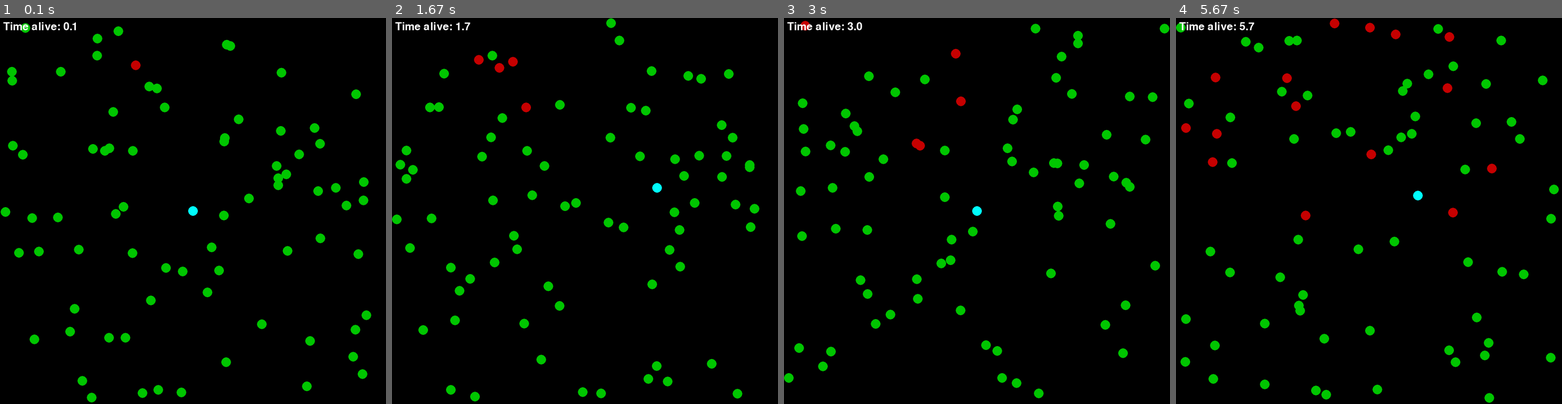
Above: before the commit, frames 1-4 (left to right).
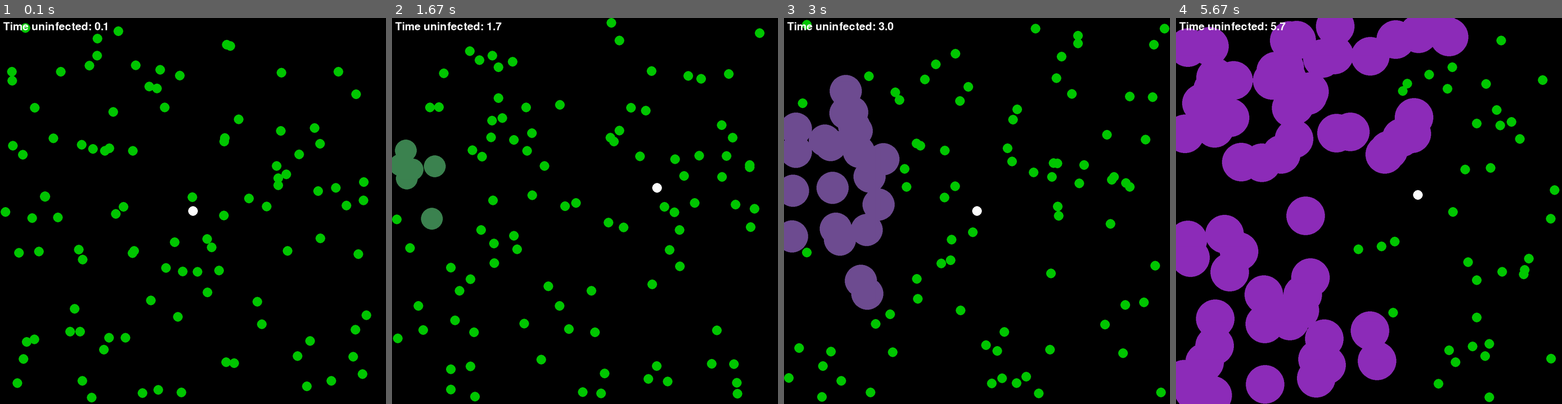
Above: after the commit, the same moments.

Repository: ajaysridhar0/APCSP-Final-Project
Game: pygame game, started from covid19_game.py
Two runs of this game, one before a commit and one after it. Both use one fixed random seed, a clock stepped at 60 frames per second and the inputs below.
Inputs:
- Up to frame 1 (0.1 s): no input
- Up to frame 2 (1.67 s): hold Right 0.33-0.8 s; hold Up 0.83-1.13 s; hold Right 1.17-1.63 s
- Up to frame 3 (3 s): hold Left 1.67-2.2 s; hold Down 2.23-2.53 s; hold Left 2.57-2.97 s
- Up to frame 4 (5.67 s): hold Up 3-3.37 s; hold Right 3.4-4.03 s; hold Down 4.07-4.43 s; hold Left 4.47-4.93 s; hold Right 4.97-5.43 s; hold Up from 5.47 s (still down)

The runs differ from the first frame. In frame 1, 1.6% of the frame differs, in the area x 3-89%, y 1-96%; in frame 2, 3.0%; in frame 3, 10%; in frame 4, 34%, in the area x 0-100%, y 0-100%.

Commit message:
Add mutating strain of virus that changes the spread radius and the color of the affected patient

Diff:
--- a/covid19_game.py
+++ b/covid19_game.py
@@ -6,7 +6,7 @@
 # dimensions
 display_width = 1200
 display_height = 1200
-population = 75
+population = 100
 
 # color definitions
 black = (0, 0, 0)
@@ -23,9 +23,11 @@
 # global variables
 game_display = pygame.display.set_mode((display_width, display_height))
 clock = pygame.time.Clock()
+virus_level = 0
 game_exit = False
 people = []
 infected_people = []
+immune_people = []
 
 # setup
 pygame.init()
@@ -51,55 +53,113 @@
 
 
 class Virus:
-    def __init__(self, duration, spread_radius, death_rate):
-        self.duration = duration
-        self.spread_radius = spread_radius
-        self.death_rate = death_rate
+    def __init__(self, level):
+        self.level = level
+        self.start_time = time.time()
+        self.duration = random.randrange(5, 6 + level)
+        self.radius = random.randrange(15, 16 + level)
+        self.color = (random.randrange(0, 255), random.randrange(0, 255),
+                      random.randrange(0, 255))
+        # self.death_rate = death_rate
+
+    def get_time(self):
+        return time.time() - self.start_time
+
+    def infect_radius(self, healthy_radius):
+        radius = healthy_radius
+        if(self.get_time() < self.duration * 0.2):
+            radius = healthy_radius + (self.radius - healthy_radius) * \
+                (self.get_time() / (self.duration * 0.2))
+        elif(self.get_time() < self.duration * 0.9):
+            radius = self.radius
+        elif(self.get_time() < self.duration):
+            radius = self.radius + (healthy_radius - self.radius) * \
+                ((self.get_time() - self.duration * 0.9) /
+                 (self.duration * 0.1))
+        return int(radius)
+
+    def infect_color(self, healthy_color):
+        color = [healthy_color[0],
+                 healthy_color[1],
+                 healthy_color[2]]
+        for c in range(0, 3):
+            if(self.get_time() < self.duration * 0.2):
+                color[c] = healthy_color[c] + \
+                    (self.color[c] - healthy_color[c]) * \
+                    (self.get_time() / (self.duration * 0.2))
+            elif(self.get_time() < self.duration * 0.9):
+                color[c] = self.color[c]
+            elif(self.get_time() < self.duration):
+                color[c] = self.color[c] + \
+                    (healthy_color[c] - self.color[c]) * \
+                    ((self.get_time() - self.duration * 0.9) /
+                     (self.duration * 0.1))
+        return (color[0], color[1], color[2])
 
 
 class Patient:
-    def __init__(self, pos, radius, infected):
+    def __init__(self, pos, radius, healthy_color=green, virus=None):
         self.pos = pos
-        self.radius = radius
-        self.infected = infected
+        self.healthy_radius = radius
+        self.radius = self.healthy_radius
+        self.healthy_color = healthy_color
+        self.immune = False
+        self.virus = virus
 
     def is_hit(self, pos, radius):
         if (self.pos - pos).v < self.radius + radius:
             return True
         return False
 
-    def out_of_bounds(self):
-        if self.pos.x < self.radius or self.pos.x > display_width - self.radius or self.pos.y < self.radius or self.pos.y > display_height - self.radius:
+    def is_healed(self):
+        if self.virus is None:
             return True
-        return False
+        if self.virus.get_time() > self.virus.duration:
+            self.immune = True
+            self.virus = None
+            infected_people.remove(self)
+            immune_people.append(self)
+            return True
+        else:
+            return False
 
     def test_for_infection(self):
+        if self.immune:
+            return False
         for infected_patient in infected_people:
             if self.is_hit(infected_patient.pos, infected_patient.radius):
-                self.infected = True
+                self.virus = infected_patient.virus
                 people.remove(self)
                 infected_people.append(self)
                 return True
         return False
 
+    def update_health(self):
+        if self.virus is None:
+            self.test_for_infection()
+        else:
+            self.is_healed()
+
     def move(self, dx, dy):
         self.pos.x += dx
         self.pos.y += dy
 
-    def draw(self, healthy_color=green, infected_color=red):
-        if self.infected:
-            color = infected_color
+    def draw(self):
+        self.update_health()
+        if self.virus is None:
+            color = self.healthy_color
+            self.radius = self.healthy_radius
         else:
-            color = healthy_color
+            color = self.virus.infect_color(self.healthy_color)
+            self.radius = self.virus.infect_radius(self.healthy_radius)
         pygame.draw.circle(game_display, color,
                            (int(self.pos.x), int(self.pos.y)), self.radius)
 
 
 # TODO: NPC and Player inherits from the player superclass
 class Npc(Patient):
-    def __init__(self, radius, infected):
-
-        Patient.__init__(self, Vector(0, 0), radius, infected)
+    def __init__(self, healthy_radius, healthy_color=green, virus=None):
+        Patient.__init__(self, Vector(0, 0), healthy_radius, healthy_color, virus)
         self.pos = Vector(
             random.randrange(self.radius, display_width - self.radius),
             random.randrange(self.radius, display_height - self.radius)
@@ -110,6 +170,7 @@
         scal = random.randrange(5, 20) / 10
         self.vel.x *= scal
         self.vel.y *= scal
+        '''self.tick = 0'''
 
     def bounce(self):
         if self.pos.x < self.radius or self.pos.x > display_width - self.radius:
@@ -118,26 +179,19 @@
             self.vel.y = -self.vel.y
 
     def animate(self):
-        if not self.infected:
-            self.test_for_infection()
         self.bounce()
         self.move(self.vel.x, self.vel.y)
         self.draw()
 
 
 class Player(Patient):
-    def __init__(self, pos, radius, infected, healthy_color, infected_color, controls):
-        Patient.__init__(self, pos, radius, infected)
+    def __init__(self, pos, healthy_radius, healthy_color, controls, virus=None):
+        Patient.__init__(self, pos, healthy_radius, healthy_color, virus)
         self.controls = controls
-        self.healthy_color = healthy_color
-        self.infected_color = infected_color
         self.start_time = time.time()
-        self.age = 0
 
     def animate(self):
         key_pressed = pygame.key.get_pressed()
-        if not self.infected:
-            self.test_for_infection()
         if key_pressed[self.controls[0]] and self.pos.x > self.radius:
             self.move(-2, 0)
         if key_pressed[self.controls[1]] and self.pos.x < display_width - self.radius:
@@ -146,15 +200,15 @@
             self.move(0, -2)
         if key_pressed[self.controls[3]] and self.pos.y < display_height - self.radius:
             self.move(0, 2)
-        self.draw(healthy_color=self.healthy_color, infected_color=self.infected_color)
+        self.draw()
 
     def time_survived(self):
-        if not self.infected:
+        if self.virus is None:
             self.age = time.time() - self.start_time
         formatted_time = f"{self.age:.1f}"
         score_time = float(formatted_time)
         font = pygame.font.SysFont(None, 50)
-        text = font.render("Time alive: " + str(score_time), True, white)
+        text = font.render("Time uninfected: " + str(score_time), True, white)
         game_display.blit(text, (10, 10))
         return score_time
 
@@ -165,20 +219,29 @@
     quit()
 
 
+'''# TODO: Create intro screen to pick gamemode
+def game_intro():
+    pass
+
+
+# TODO: Create model with adjustable variables
+def model_loop():
+    pass
+'''
+
+
 def game_loop():
     # time.sleep(3)
     for i in range(0, population):
-        people.append(Npc(15, False))
+        people.append(Npc(15))
     player = Player(
         Vector(int(display_width/2), int(display_height/2)),
         15,
-        False,
-        teal,
-        yellow,
+        white,
         [pygame.K_LEFT, pygame.K_RIGHT, pygame.K_UP, pygame.K_DOWN]
     )
     people.append(player)
-    infected_people.append(Npc(15, True))
+    infected_people.append(Npc(15, virus=Virus(50)))
 
     game_exit = False
     while not game_exit:
@@ -187,13 +250,16 @@
                 quit_game()
 
         game_display.fill(black)
-        for npc in people:
-            npc.animate()
-        for npc in infected_people:
-            npc.animate()
+        for patient in people:
+            patient.animate()
+        for patient in infected_people:
+            patient.animate()
+        for patient in immune_people:
+            patient.animate()
         player.time_survived()
         pygame.display.flip()
         clock.tick(120)
 
 
 game_loop()
+quit_game()
